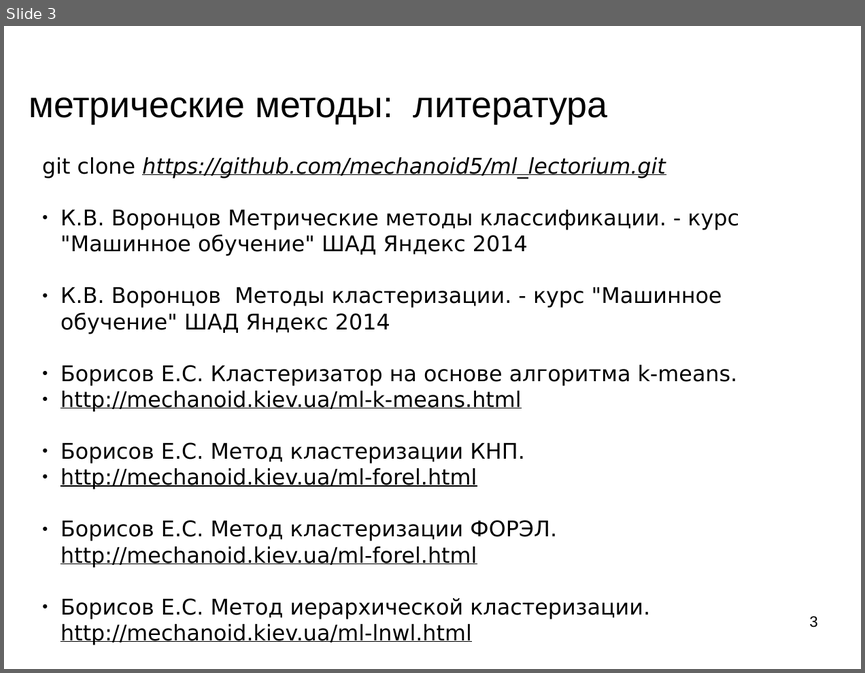
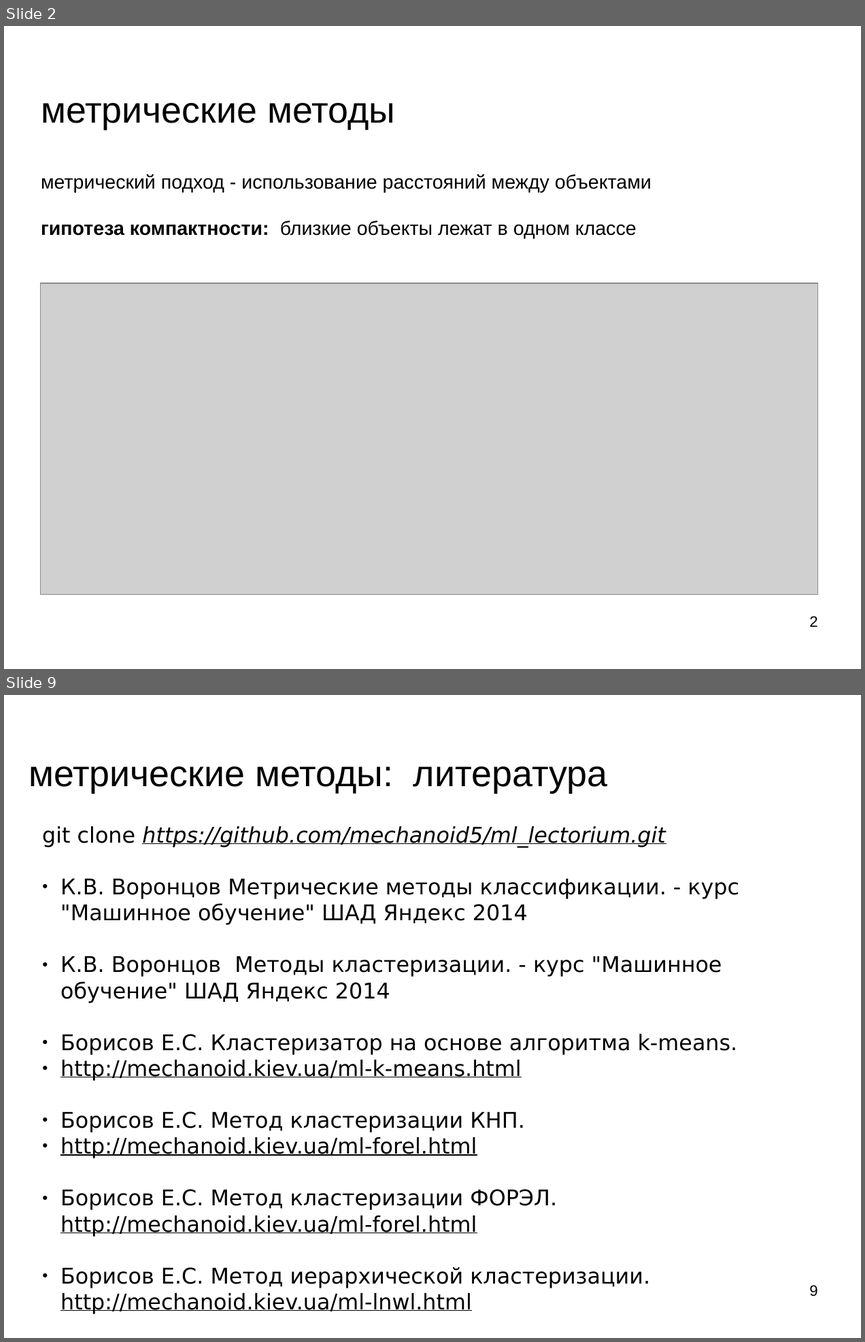
Before and after one commit to mechanoid5/ml_lectorium_legacy, a slide deck: 06-metric.odp. Shown one above the other, each under a label of ours: slide 3 before the commit, slides 2 and 9 after it; the slides between them are not shown. The pictures are 865x673 and 865x1342 pixels, drawn with LibreOffice and Linux fonts; fonts in the diff are those of the drawing; grey boxes stand for pictures; background and template pictures are left out. Boxes give left, top, right and bottom in pixels: in the first picture for what was removed or moved away, otherwise in the second. Text is boxed around its words. In the diff, an @@ line names an element or a change of style, - is before the commit and + after.

```diff
--- a/06-metric.odp
+++ b/06-metric.odp
@@ slide 2 added at (4, 26, 861, 669), background picture (left out) @@
@@ title added at (41, 103, 395, 129), 33.9 pt, text #000000 @@
+метрические методы
@@ subtitle added at (41, 174, 651, 239), 18 pt, text #000000 @@
+метрический подход - использование расстояний между объектами
+гипотеза компактности: близкие объекты лежат в одном классе
@@ picture added at (41, 283, 818, 594) @@
@@ page number added at (809, 616, 817, 626), 14 pt, text #000000 @@
+2
@@ what was slide 3 is now slide 9 @@
@@ page number at (809, 1285, 817, 1296): text changed @@
-3
+9
```
Also in this commit, not shown: 2 slides changed, 5 other slides added, 4 other files.
